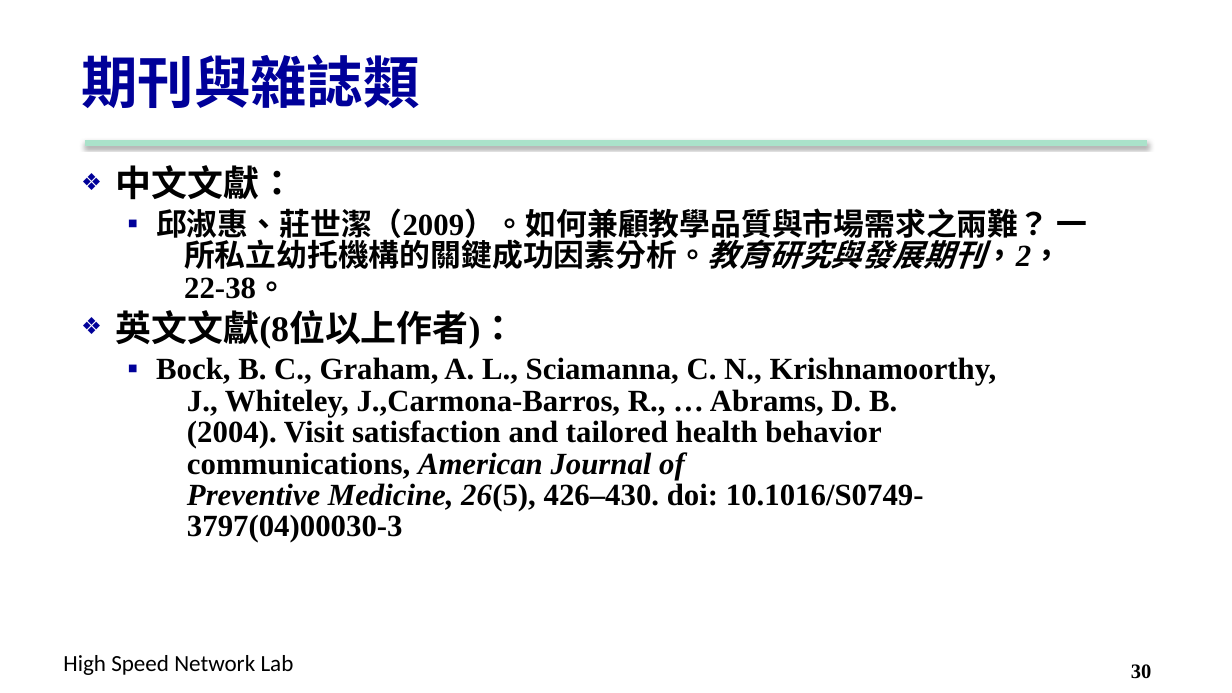
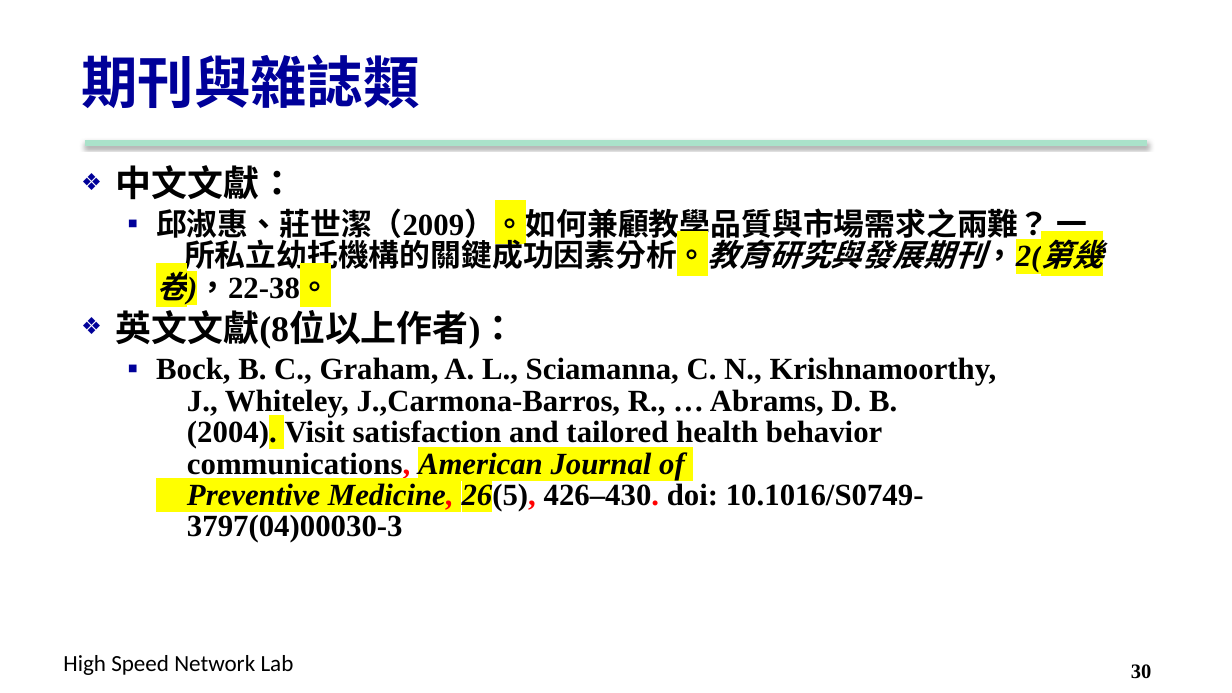
Before and after one commit to carina419/NTUST, a slide deck: slide 30 of MI5014701 科技研究與論文寫作 Technology Research and Thesis Writing/6. Reference.pptx. Drawn at 1232x693 pixels with LibreOffice and Linux fonts; fonts in the diff are those of the drawing; background and template pictures are left out. Boxes give left, top, right and bottom in pixels: in the first picture for what was removed or moved away, otherwise in the second. Text is boxed around its words. In the diff, an @@ line names an element or a change of style, - is before the commit and + after.

```diff
--- a/MI5014701 科技研究與論文寫作 Technology Research and Thesis Writing/6. Reference.pptx
+++ b/MI5014701 科技研究與論文寫作 Technology Research and Thesis Writing/6. Reference.pptx
@@ text at [156,204,1103,304]: text changed @@
-  ▪ 邱淑惠、莊世潔（2009）。如何兼顧教學品質與市場需求之兩難？ 一
-    所私立幼托機構的關鍵成功因素分析。教育研究與發展期刊，2，
-    22-38。
+  ▪ 邱淑惠、莊世潔（2009）。如何兼顧教學品質與市場需求之兩難？ 一
+    所私立幼托機構的關鍵成功因素分析。教育研究與發展期刊，2(第幾卷)，22-38。
@@ text at [156,357,997,542]: text colour #000000 to #FF0000 in "communications, Medicine, 26(5), 426–430."; highlight none to #FFFF00 in "(2004). American Journal of Preventive Medicine, 26(5)," @@
```
Also in this commit, not shown: 13 other slides changed, 4 other files.
